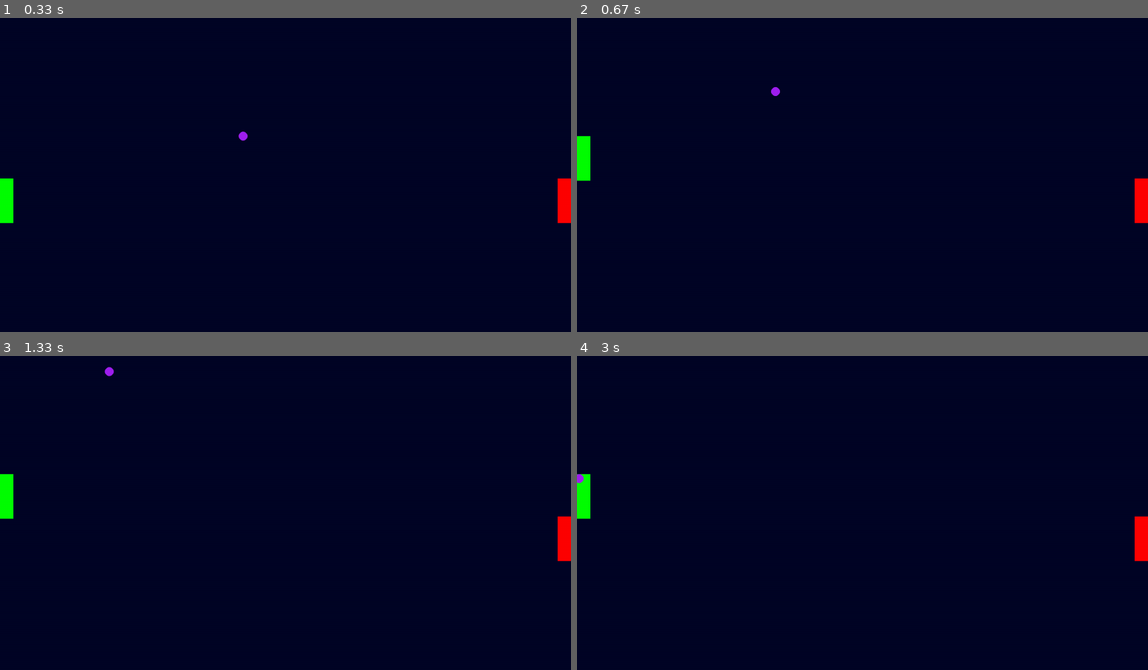
Above: before the commit, frames 1-4 (two rows, left to right).
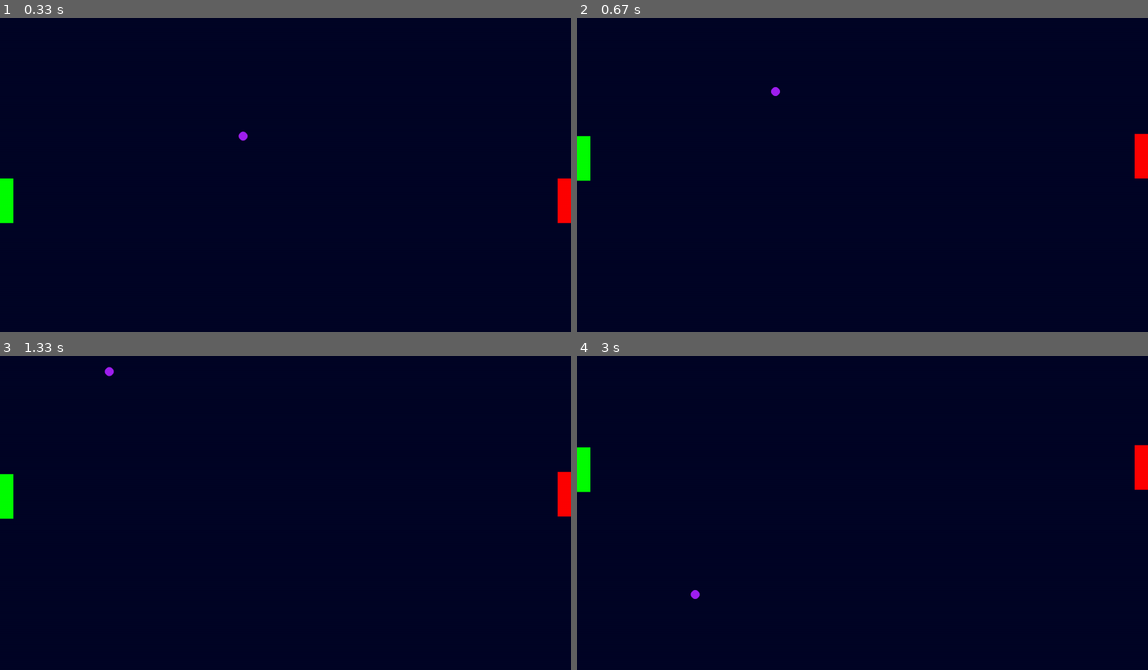
Above: after the commit, the same moments.

Repository: Arthur-Negrao-Smith/Pong-Pygame
Game: pygame game, started from main.py
The game is run twice, just before and just after one commit, with the same random seed, the same clock (stepped at 60 frames per second) and the same inputs.
Inputs:
- Up to frame 1 (0.33 s): no input
- Up to frame 2 (0.67 s): hold Up from 0.33 s (still down)
- Up to frame 3 (1.33 s): release Up at 0.8 s; hold Down 0.83-1.13 s; hold Up from 1.17 s (still down)
- Up to frame 4 (3 s): release Up at 1.53 s; hold Down 1.57-1.93 s; hold Up 1.97-2.27 s; hold Down 2.3-2.6 s; hold Up from 2.63 s (still down)

Frame 1 is identical in both runs. In frame 2, 0.7% of the frame differs, in the area x 97-100%, y 36-66%; in frame 3, 0.7%; in frame 4, 1.1%, in the area x 0-100%, y 28-78%.

Commit message:
Colisão Player 2
Criei a colisão com o player 2
Consertei a colisão com o final da direita

Diff:
--- a/main.py
+++ b/main.py
@@ -59,8 +59,10 @@
     player_1.draw_player(screen=game_screen.game_window)
     if game_event.identify_key_up() and player_1.posy >= 0:
         player_1.move_up()
+        player_2.move_up()
     if game_event.identify_key_down() and player_1.posy <= screen_size_y - player_size_y:
         player_1.move_down()
+        player_2.move_down()
 
     # Desenha o player 2
     player_2.draw_player(screen=game_screen.game_window)
@@ -86,13 +88,21 @@
         pg.time.wait(1000)
     score_tester = ''
 
-    player_1_collided = ball.crash_test_player(player=player_1)
+    player_1_collided = ball.crash_test_player_left(player=player_1)
     if player_1_collided:
         if direction_selector == down_left:
             direction_selector = down_right
 
         elif direction_selector == up_left:
             direction_selector = up_right
+
+    player_2_collided = ball.crash_test_player_right(player=player_2)
+    if player_2_collided:
+        if direction_selector == down_right:
+            direction_selector = down_left
+
+        elif direction_selector == up_right:
+            direction_selector = up_left
 
 
     if ball.posx - ball.ray == player_1.return_x_pos() + player_1.xsize and player_1.return_y_pos() <= ball.posy and ball.posy <= player_1.return_y_pos() + player_size_y:
--- a/pong_func.py
+++ b/pong_func.py
@@ -102,10 +102,23 @@
         elif self.direction == down_right:
             self.move_ball_down_right()
 
-    def crash_test_player(self, player) -> bool:
-        if self.posx - self.ray == player.return_x_pos() + player.xsize and player.return_y_pos() <= self.posy - self.ray and self.posy - self.ray <= player.return_y_pos() + player.ysize:
-            print('Colidiu')
-            return True
+    def crash_test_player_left(self, player) -> bool:
+        if self.posx - self.ray <= player.return_x_pos() + player.xsize:
+            if player.return_y_pos() <= self.posy - self.ray and self.posy - self.ray <= player.return_y_pos() + player.ysize:
+                print('Colidiu')
+                return True
+            else:
+                return False
+        else:
+            return False
+
+    def crash_test_player_right(self, player) -> bool:
+        if self.posx + self.ray >= player.return_x_pos():
+            if player.return_y_pos() <= self.posy - self.ray and self.posy - self.ray <= player.return_y_pos() + player.ysize:
+                print('Colidiu')
+                return True
+            else:
+                return False
         else:
             return False
 
@@ -133,7 +146,7 @@
     def set_collision_width(self, screen_size_x) -> str:
         if self.posx == 0:
             return 'left'
-        elif self.posx == screen_size_x - self.ray:
+        elif self.posx == screen_size_x:
             return 'right'
 
 class Score:
